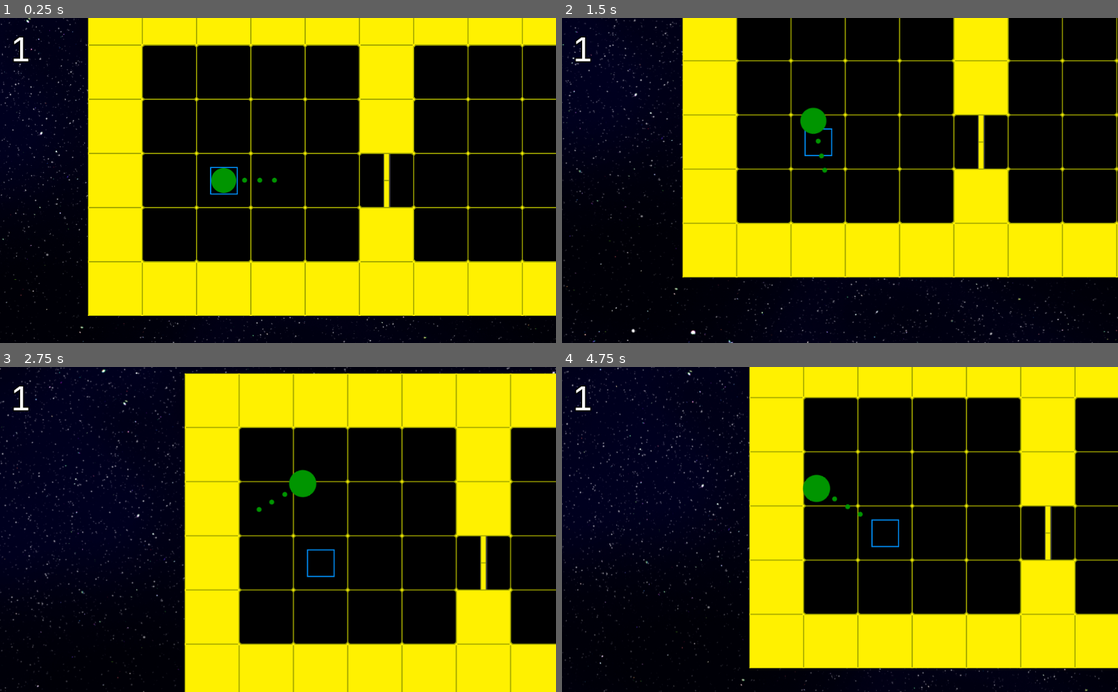
Above: before the commit, frames 1-4 (two rows, left to right).
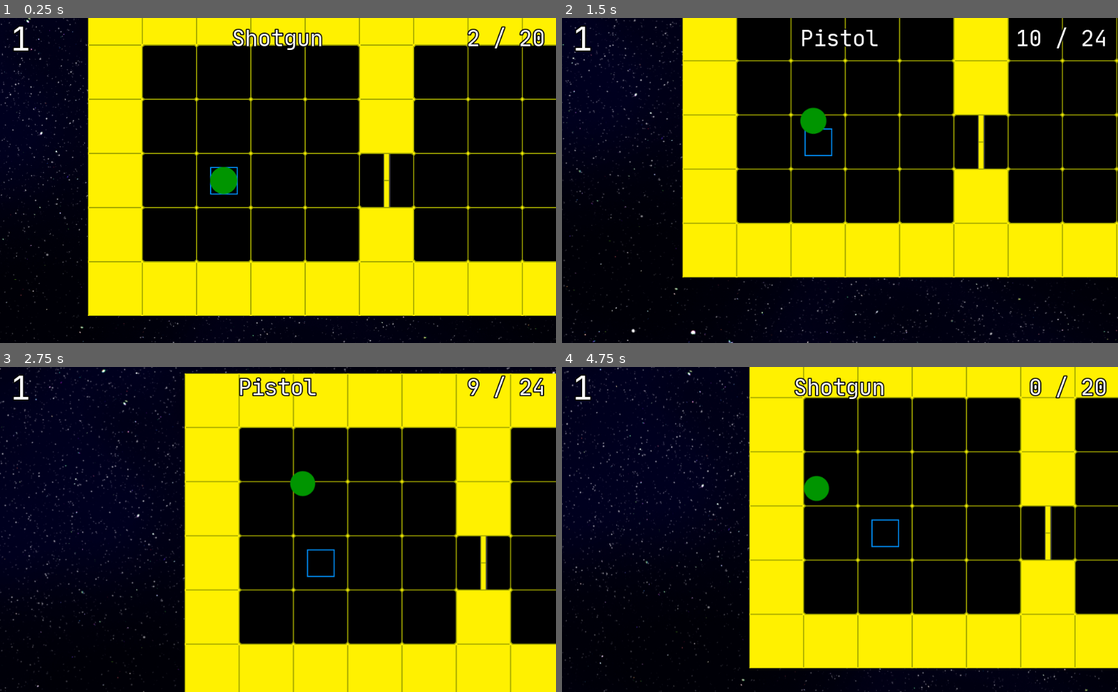
Above: after the commit, the same moments.

Repository: PalPav/Ziea
Game: Godot game, scene res://app/GameplayController.tscn
The game is run twice, just before and just after one commit, with the same random seed, the same clock (stepped at 60 frames per second) and the same inputs.
Inputs:
- Up to frame 1 (0.25 s): no input
- Up to frame 2 (1.5 s): hold D (player_rotate_right) 0.53-1.28 s; hold Space (player_shoot) 0.53-1.28 s; tap F (player_next_weapon, bound only after the commit) at 0.8, 1.35 s; hold S (player_backward) from 1.28 s (still down)
- Up to frame 3 (2.75 s): tap Space (player_shoot) at 1.55 s; release S (player_backward) at 2.03 s; hold D (player_rotate_right) from 2.03 s (still down); hold Space (player_shoot) from 2.03 s (still down); tap F (player_next_weapon, bound only after the commit) at 2.3 s
- Up to frame 4 (4.75 s): release D (player_rotate_right) at 2.78 s; release Space (player_shoot) at 2.78 s; hold W (player_forward) 2.78-3.53 s; tap F (player_next_weapon, bound only after the commit) at 2.85, 3.8, 4.35 s; tap Space (player_shoot) at 3.05, 4.55 s; hold Space (player_shoot) 3.53-4.28 s; hold A (player_rotate_left) from 3.53 s (still down); tap R (player_reload) at 4.15 s

The runs differ from the first frame. In frame 1, 1.2% of the frame differs, in the area x 2-98%, y 2-55%; in frame 2, 0.7%; in frame 3, 1.1%; in frame 4, 1.3%, in the area x 2-98%, y 2-47%.

Commit message:
added Shotgun reload and shoot sounds and player weapon handling code

Diff:
--- /dev/null
+++ b/Shotgun.gd
@@ -0,0 +1,48 @@
+extends AbstractWeapon
+
+func _init():
+	clip_size = 2
+	bandolier_size = 20
+	clip_ammo_amount = 2
+	bandolier_ammo_amount = 20
+	damage = 6
+	is_ammo_ready = true
+	is_avaliable = true
+
+onready var los = $LoS
+
+func _ready():
+	timer_rof.wait_time = 0.5
+	timer_reload.wait_time = 1.5
+	is_rof_lock = false
+
+func shootLogic():
+	for pellet in los.get_children():
+		var target = pellet.get_collider()
+		if pellet.is_colliding() and target.has_method("take_hit"):
+			target.take_hit(damage, pellet.get_collision_point())
+			yield(get_tree(), "idle_frame")
+
+	return true
+
+func reloadLogic():
+	if (clip_ammo_amount >= clip_size):
+		return false
+
+	if (bandolier_ammo_amount <= 0):
+		bandolier_ammo_amount = 24
+		return false
+
+
+	var need_to_load_count =  clip_size - clip_ammo_amount;
+
+	if (bandolier_ammo_amount <= need_to_load_count):
+		clip_ammo_amount += bandolier_ammo_amount
+		bandolier_ammo_amount = 0
+		return true
+
+	if (bandolier_ammo_amount > need_to_load_count):
+		clip_ammo_amount += need_to_load_count
+		bandolier_ammo_amount -=need_to_load_count
+
+	return true
--- a/app/GameplayController.gd
+++ b/app/GameplayController.gd
@@ -16,6 +16,8 @@
 	EventBus.connect("player_dead", self,"onPlayerDeath")
 	# warning-ignore:return_value_discarded
 	EventBus.connect("stage_cleared", self, "onStageCleared")
+
+
 
 	if !next_level:
 		next_level = load("res://app/levels/Level_debug.tscn")
--- a/app/enemy/Enemy.gd
+++ b/app/enemy/Enemy.gd
@@ -69,12 +69,15 @@
 	player_detector_ray.queue_free()
 
 func die():
+	if !self.is_alive:
+		return
+
+	self.is_alive = false
 	death_sound.play()
 	$Alive.hide()
 	$Dead.show()
 	$Collider.set_deferred("disabled", true)
-	self.is_alive = false
-	$AttackZone.queue_free()
+	$AttackZone/AttackZoneShape.disabled = true
 	# Трупы выше живых для того чтобы не перекрывали их при наложении
 	get_parent().move_child(self, 0)
 	EventBus.emit_signal("enemy_died")
--- a/app/enemy/Enemy.tscn
+++ b/app/enemy/Enemy.tscn
@@ -67,7 +67,7 @@
 visible = false
 frames = SubResource( 2 )
 animation = "Idle"
-frame = 2
+frame = 3
 playing = true
 
 [node name="PlayerDetectionTimer" type="Timer" parent="."]
--- a/app/gui/GameplayUI.gd
+++ b/app/gui/GameplayUI.gd
@@ -1,7 +1,6 @@
 extends MarginContainer
 
 var enemies_count:int
-
 # Declare member variables here. Examples:
 # var a = 2
 # var b = "text"
@@ -13,6 +12,13 @@
 	EventBus.connect("enemy_spawned", self,"onEnemySpawned")
 	# warning-ignore:return_value_discarded
 	EventBus.connect("enemy_died", self,"onEnemyDied")
+	# warning-ignore:return_value_discarded
+	EventBus.connect("shot_fired", self, "setWeaponState")
+	# warning-ignore:return_value_discarded
+	EventBus.connect("weapon_reloaded", self, "setWeaponState")
+	# warning-ignore:return_value_discarded
+	EventBus.connect("weapon_changed", self, "setWeaponState")
+
 	resetEnemiesCount()
 
 func resetEnemiesCount():
@@ -26,3 +32,8 @@
 
 func redrawEnemiesCount():
 	$HBoxContainer/EnemiesCounter/Label.text = str(enemies_count)
+
+func setWeaponState(weapon:Dictionary):
+
+	$HBoxContainer/WeaponName/Label.text = str(weapon.name)
+	$HBoxContainer/AmmoCount/Label.text = str(weapon.in_clip, " / ", weapon.in_bandolier)
--- a/app/gui/GameplayUI.tscn
+++ b/app/gui/GameplayUI.tscn
@@ -1,6 +1,7 @@
-[gd_scene load_steps=4 format=2]
+[gd_scene load_steps=5 format=2]
 
 [ext_resource path="res://app/gui/GameplayUI.gd" type="Script" id=1]
+[ext_resource path="res://app/gui/JBMonoFont.tres" type="DynamicFont" id=2]
 
 [sub_resource type="DynamicFontData" id=1]
 font_path = "res://assets/fonts/JetBrainsMono.ttf"
@@ -14,33 +15,56 @@
 [node name="GameplayUI" type="MarginContainer"]
 anchor_right = 1.0
 margin_left = 20.0
-margin_top = 20.0
-margin_right = 20.0
+margin_right = -20.0
+margin_bottom = 75.0
 script = ExtResource( 1 )
 __meta__ = {
 "_edit_use_anchors_": false
 }
 
 [node name="HBoxContainer" type="HBoxContainer" parent="."]
-margin_right = 1024.0
+margin_right = 984.0
 margin_bottom = 75.0
+__meta__ = {
+"_edit_use_anchors_": false
+}
 
-[node name="EnemiesCounter" type="CenterContainer" parent="HBoxContainer"]
-margin_right = 72.0
+[node name="EnemiesCounter" type="MarginContainer" parent="HBoxContainer"]
+margin_right = 325.0
 margin_bottom = 75.0
+size_flags_horizontal = 3
 
 [node name="Label" type="Label" parent="HBoxContainer/EnemiesCounter"]
-margin_right = 72.0
+margin_right = 325.0
 margin_bottom = 75.0
 custom_fonts/font = SubResource( 2 )
 text = "11"
 
-[node name="Panel" type="Panel" parent="HBoxContainer"]
-margin_left = 76.0
-margin_right = 76.0
+[node name="WeaponName" type="MarginContainer" parent="HBoxContainer"]
+margin_left = 329.0
+margin_right = 654.0
 margin_bottom = 75.0
+size_flags_horizontal = 3
 
-[node name="ShotsCounter" type="CenterContainer" parent="HBoxContainer"]
-margin_left = 80.0
-margin_right = 80.0
+[node name="Label" type="Label" parent="HBoxContainer/WeaponName"]
+margin_top = 12.0
+margin_right = 325.0
+margin_bottom = 62.0
+custom_fonts/font = ExtResource( 2 )
+text = "No weapon"
+align = 1
+
+[node name="AmmoCount" type="MarginContainer" parent="HBoxContainer"]
+margin_left = 658.0
+margin_right = 984.0
 margin_bottom = 75.0
+size_flags_horizontal = 3
+
+[node name="Label" type="Label" parent="HBoxContainer/AmmoCount"]
+margin_top = 12.0
+margin_right = 326.0
+margin_bottom = 62.0
+custom_fonts/font = ExtResource( 2 )
+text = "10 / 100"
+align = 2
+valign = 1
--- /dev/null
+++ b/app/gui/JBMonoFont.tres
@@ -0,0 +1,10 @@
+[gd_resource type="DynamicFont" load_steps=2 format=2]
+
+[sub_resource type="DynamicFontData" id=1]
+font_path = "res://assets/fonts/JetBrainsMono.ttf"
+
+[resource]
+size = 40
+outline_size = 2
+outline_color = Color( 0, 0, 0, 1 )
+font_data = SubResource( 1 )
--- a/app/player/Player.gd
+++ b/app/player/Player.gd
@@ -6,12 +6,18 @@
 var damage = 10
 var max_health = 10
 var current_health = max_health
-var is_shooting_available = true
-var is_reloading = false
+var is_changing_weapon = false
 var is_alive = true
 
 var velocity = Vector2.ZERO
 var rotation_dir = 0
+
+onready var weapons = $Weapons
+onready var weapon_change_timer = $WeaponChangeTimer
+
+
+func _ready():
+	EventBus.emit_signal("weapon_changed",getCurrnetWeapon().getWeaponState())
 
 func get_input():
 	rotation_dir = 0
@@ -36,8 +42,10 @@
 		velocity += transform.x * cur_speed
 	if Input.is_action_pressed("player_shoot"):
 		self.shoot()
-	if Input.is_action_pressed("player_reload"):
+	if Input.is_action_just_pressed("player_reload"):
 		self.reload()
+	if Input.is_action_just_pressed("player_next_weapon"):
+		changeCurrentWeapon()
 
 func _physics_process(delta):
 	if !is_alive:
@@ -48,13 +56,49 @@
 	velocity = move_and_slide(velocity)
 
 func shoot():
-	$Weapons/Pistol.shoot()
+	var weapon = getCurrnetWeapon()
+	if (weapon.has_method('shoot')):
+		weapon.shoot()
 
 func reload():
-	$Weapons/Pistol.reload()
+	var weapon = getCurrnetWeapon()
+	if (weapon.has_method('reload')):
+		weapon.reload()
 
-func _on_GunTimer_timeout():
-	self.is_shooting_available = true
+func getWeaponState()->Dictionary:
+	var weapon = getCurrnetWeapon()
+	if (weapon.has_method('getWeaponState')):
+		return weapon.getWeaponState()
+	return {
+		"name":"Bare hands",
+		"in_clip": 1,
+		"in_bandolier":1
+	}
+
+func getCurrnetWeapon():
+	return weapons.get_child(0)
+
+func changeCurrentWeapon():
+	if (is_changing_weapon):
+		return
+
+	var weapons_pool_count = weapons.get_child_count()
+	if (weapons_pool_count == 1):
+		return
+
+	is_changing_weapon = true
+
+	var current_weapon = getCurrnetWeapon()
+	current_weapon.is_avaliable = false
+	weapons.move_child(getCurrnetWeapon(), weapons_pool_count - 1)
+	weapon_change_timer.start()
+
+
+func onWeaponChangeTimeout():
+	var current_weapon = getCurrnetWeapon()
+	current_weapon.is_avaliable = true
+	is_changing_weapon = false
+	EventBus.emit_signal("weapon_changed",current_weapon.getWeaponState())
 
 func take_hit(incoming_damage):
 	current_health -= int(incoming_damage)
--- a/app/player/Player.tscn
+++ b/app/player/Player.tscn
@@ -7,6 +7,7 @@
 [ext_resource path="res://assets/sprites/player/Palyer_2.png" type="Texture" id=5]
 [ext_resource path="res://app/player/Player.gd" type="Script" id=6]
 [ext_resource path="res://app/weapons/Pistol.tscn" type="PackedScene" id=7]
+[ext_resource path="res://app/weapons/Shotgun.tscn" type="PackedScene" id=8]
 
 [sub_resource type="CircleShape2D" id=1]
 radius = 23.866
@@ -47,7 +48,6 @@
 [node name="Body" type="AnimatedSprite" parent="."]
 frames = SubResource( 2 )
 animation = "Idle"
-frame = 2
 playing = true
 
 [node name="Dead" type="Sprite" parent="."]
@@ -55,9 +55,16 @@
 [node name="Direction" type="AnimatedSprite" parent="."]
 frames = SubResource( 3 )
 animation = "Idle"
+frame = 1
 playing = true
 offset = Vector2( 65, -0.5 )
 
 [node name="Weapons" type="Node2D" parent="."]
 
+[node name="Shotgun" parent="Weapons" instance=ExtResource( 8 )]
+
 [node name="Pistol" parent="Weapons" instance=ExtResource( 7 )]
+
+[node name="WeaponChangeTimer" type="Timer" parent="."]
+one_shot = true
+[connection signal="timeout" from="WeaponChangeTimer" to="." method="onWeaponChangeTimeout"]
--- a/app/scripts/event_bus.gd
+++ b/app/scripts/event_bus.gd
@@ -13,6 +13,8 @@
 
 # эвенты оружия
 # warning-ignore:unused_signal
-signal shot_fired
+signal shot_fired(weapon_state)
 # warning-ignore:unused_signal
-signal weapon_reloaded
+signal weapon_reloaded(weapon_state)
+# warning-ignore:unused_signal
+signal weapon_changed(weapon_state)
--- a/app/weapons/AbstractWeapon.gd
+++ b/app/weapons/AbstractWeapon.gd
@@ -19,7 +19,7 @@
 
 func onReloadFinish():
 	is_ammo_ready = true
-	EventBus.emit_signal("weapon_reloaded")
+	EventBus.emit_signal("weapon_reloaded", getWeaponState())
 
 func onRofUnlock():
 	is_rof_lock = false
@@ -35,21 +35,28 @@
 		clip_ammo_amount -= 1
 		is_rof_lock = true
 		self.sfx_shot.play()
-		EventBus.emit_signal("shot_fired")
+		EventBus.emit_signal("shot_fired", getWeaponState())
 		timer_rof.start()
 
 
 func reload():
-	is_ammo_ready = false
-	if reloadLogic():
+
+	if is_ammo_ready && reloadLogic():
+		is_ammo_ready = false
 		sfx_reload.play()
 		timer_reload.start()
 
 # переопределить логику стрельбы
 func shootLogic():
-	print('FUCK!')
 	pass
 
 # переопределить логику перезарядки
 func reloadLogic():
 	pass
+
+func getWeaponState():
+	return {
+		'name':self.name,
+		'in_clip': clip_ammo_amount,
+		'in_bandolier':bandolier_ammo_amount
+	}
--- a/app/weapons/Pistol.gd
+++ b/app/weapons/Pistol.gd
@@ -25,7 +25,7 @@
 
 func reloadLogic():
 	if (bandolier_ammo_amount <= 0):
-		bandolier_ammo_amount = 0
+		bandolier_ammo_amount = 24
 		return false
 	elif (bandolier_ammo_amount >= clip_size):
 		clip_ammo_amount = clip_size
--- a/app/weapons/Pistol.tscn
+++ b/app/weapons/Pistol.tscn
@@ -1,15 +1,19 @@
-[gd_scene load_steps=4 format=2]
+[gd_scene load_steps=5 format=2]
 
 [ext_resource path="res://app/weapons/AbstractWeapon.tscn" type="PackedScene" id=1]
 [ext_resource path="res://app/weapons/Pistol.gd" type="Script" id=2]
 [ext_resource path="res://assets/sounds/weapons/pistol/shot.wav" type="AudioStream" id=3]
+[ext_resource path="res://assets/sounds/weapons/pistol/reload.wav" type="AudioStream" id=4]
 
 [node name="Pistol" instance=ExtResource( 1 )]
 script = ExtResource( 2 )
 
 [node name="LoS" type="RayCast2D" parent="." index="0"]
 enabled = true
-cast_to = Vector2( 500, 0 )
+cast_to = Vector2( 400, 0 )
 
 [node name="SFX_Shot" parent="." index="1"]
 stream = ExtResource( 3 )
+
+[node name="SFX_Reload" parent="." index="2"]
+stream = ExtResource( 4 )
--- /dev/null
+++ b/app/weapons/Shotgun.tscn
@@ -0,0 +1,45 @@
+[gd_scene load_steps=5 format=2]
+
+[ext_resource path="res://Shotgun.gd" type="Script" id=1]
+[ext_resource path="res://app/weapons/AbstractWeapon.tscn" type="PackedScene" id=2]
+[ext_resource path="res://assets/sounds/weapons/shotgun/shot.wav" type="AudioStream" id=3]
+[ext_resource path="res://assets/sounds/weapons/shotgun/reload.wav" type="AudioStream" id=4]
+
+[node name="Shotgun" instance=ExtResource( 2 )]
+script = ExtResource( 1 )
+
+[node name="SFX_Shot" parent="." index="0"]
+stream = ExtResource( 3 )
+
+[node name="SFX_Reload" parent="." index="1"]
+stream = ExtResource( 4 )
+
+[node name="LoS" type="Node2D" parent="." index="5"]
+
+[node name="Pellet_1" type="RayCast2D" parent="LoS" index="0"]
+enabled = true
+cast_to = Vector2( 400, 0 )
+
+[node name="Pellet_2" type="RayCast2D" parent="LoS" index="1"]
+enabled = true
+cast_to = Vector2( 395, -15 )
+
+[node name="Pellet_3" type="RayCast2D" parent="LoS" index="2"]
+enabled = true
+cast_to = Vector2( 395, 15 )
+
+[node name="Pellet_4" type="RayCast2D" parent="LoS" index="3"]
+enabled = true
+cast_to = Vector2( 390, -30 )
+
+[node name="Pellet_5" type="RayCast2D" parent="LoS" index="4"]
+enabled = true
+cast_to = Vector2( 390, 30 )
+
+[node name="Pellet_6" type="RayCast2D" parent="LoS" index="5"]
+enabled = true
+cast_to = Vector2( 385, -45 )
+
+[node name="Pellet_7" type="RayCast2D" parent="LoS" index="6"]
+enabled = true
+cast_to = Vector2( 385, 45 )
--- a/project.godot
+++ b/project.godot
@@ -81,6 +81,11 @@
 "events": [ Object(InputEventKey,"resource_local_to_scene":false,"resource_name":"","device":0,"alt":false,"shift":false,"control":false,"meta":false,"command":false,"pressed":false,"scancode":82,"unicode":0,"echo":false,"script":null)
  ]
 }
+player_next_weapon={
+"deadzone": 0.5,
+"events": [ Object(InputEventKey,"resource_local_to_scene":false,"resource_name":"","device":0,"alt":false,"shift":false,"control":false,"meta":false,"command":false,"pressed":false,"scancode":70,"unicode":0,"echo":false,"script":null)
+ ]
+}
 
 [layer_names]
 
Not shown: 1 places in app/player/Player.tscn that only renumber resources
Not shown, added: assets/sounds/weapons/pistol/reload.wav
Not shown, added: assets/sounds/weapons/shotgun/reload.wav
Not shown, added: assets/sounds/weapons/shotgun/shot.wav
